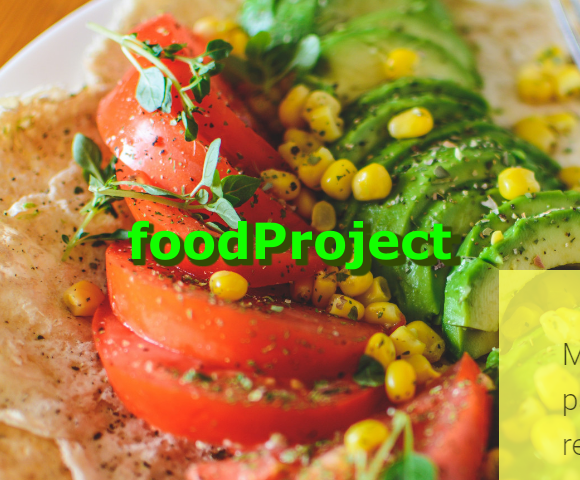
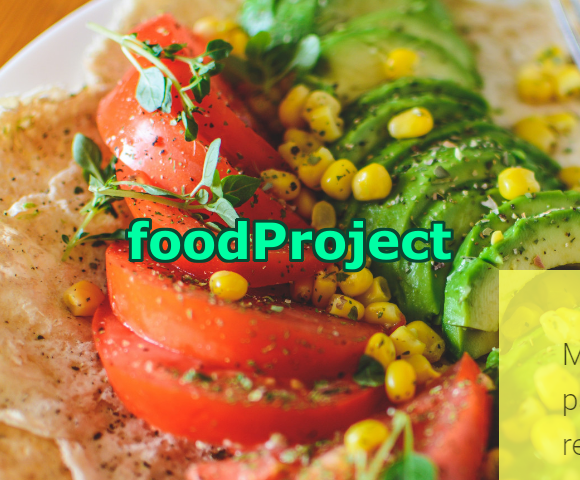
Layer changes from the first 580 x 480 image to the second:
painted on "foodProject" over [128, 220, 451, 270]
painted on "yellow" over [125, 217, 462, 277]
